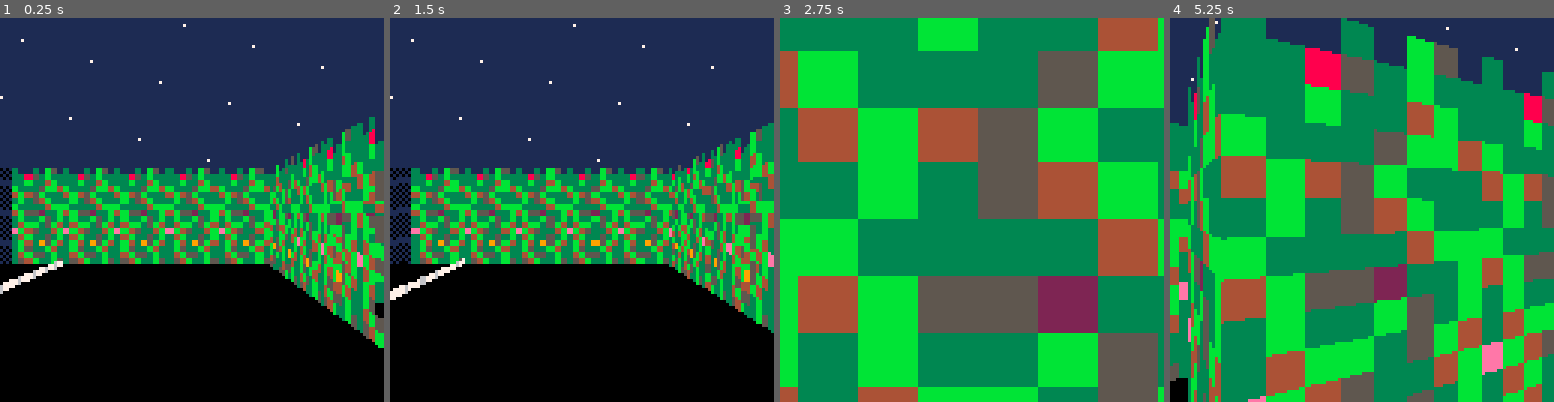
Above: before the commit, frames 1-4 (left to right).
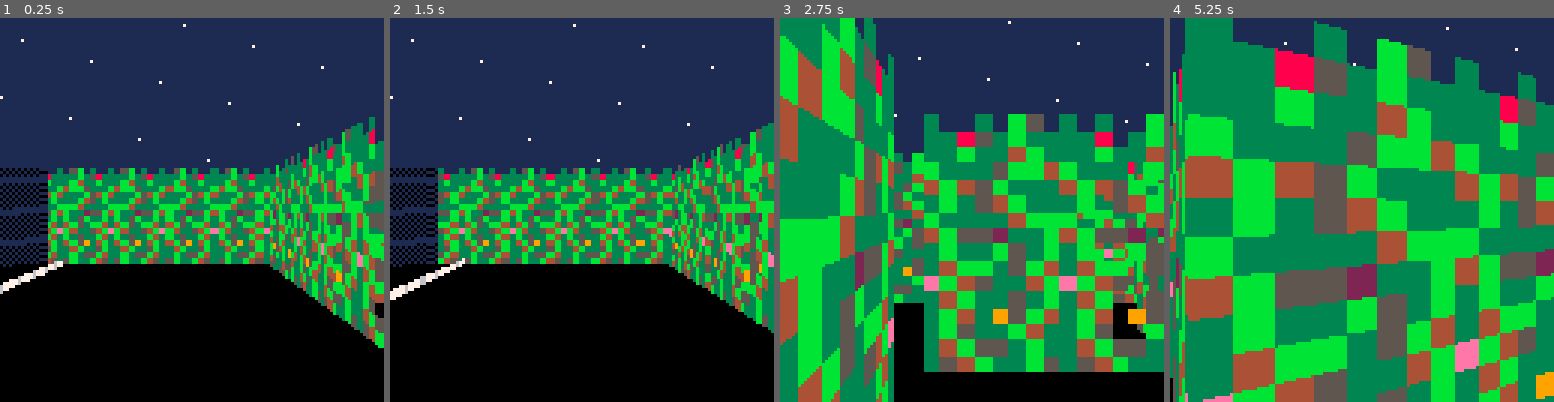
Above: after the commit, the same moments.

Repository: jcwilk/anx
Game: PICO-8 cartridge anx.p8
The game is run twice, just before and just after one commit, with the same random seed, the same clock (stepped at 60 frames per second) and the same inputs.
Inputs:
- Up to frame 1 (0.25 s): no input
- Up to frame 2 (1.5 s): tap X (X key) at 0.33, 1.07 s; tap O (Z key) at 0.7 s
- Up to frame 3 (2.75 s): hold Right 1.6-2.1 s; tap O (Z key) at 1.7, 2.1, 2.5 s; tap X (X key) at 1.85 s; hold Up 2.15-2.42 s; hold Right from 2.47 s (still down)
- Up to frame 4 (5.25 s): tap O (Z key) every 0.4 s from 2.9 to 4.9 s; tap X (X key) at 2.97, 4.08, 5.2 s; release Right at 3.03 s; hold Left 3.08-3.58 s; hold Down 3.63-3.97 s; hold Right 4.02-4.68 s; hold Up 4.73-5.03 s; hold Left from 5.08 s (still down)

The runs differ from the first frame. In frame 1, 15% of the frame differs, in the area x 0-100%, y 32-75%; in frame 2, 15%; in frame 3, 79%, in the area x 0-100%, y 0-100%; in frame 4, 63%.

Commit message:
Make fog circular

Diff:
--- a/anx.p8
+++ b/anx.p8
@@ -304,7 +304,7 @@
 fog_swirl_offset=0
 fog_swirl_limit=10
 fog_swirl_tilt=.5
-function deferred_fog_draw(intx,inty,pixel_col,draw_width)
+function deferred_fog_draw(intx,inty,draw_width)
  local sprites_tall= 2
 
  local distance=sqrt((intx-player.coords.x)^2+(inty-player.coords.y)^2)
@@ -691,7 +691,7 @@
 -- start ext ./main.lua
 orig_field_of_view=1/6
 field_of_view=orig_field_of_view -- 45*
-orig_draw_distance=12
+orig_draw_distance=8
 draw_distance=orig_draw_distance
 height_ratio=.6
 distance_from_player_cutoff=.4
@@ -713,7 +713,7 @@
  local pv
  local slope
  local seenwalls={}
- local currx,curry,nextx,found,xdiff,ydiff,sprite_id,testy,testx,intx,inty
+ local currx,curry,found,xdiff,ydiff,sprite_id,intx,inty,distance_per_x,distance_per_y,xstep,ystep,distance
  wall_pool=make_pool()
  screenx=0
  buffer_percent=.1
@@ -747,58 +747,50 @@
 
   pv=screenx_to_angle(screenx+(draw_width-1)/2):tovector()
 
-  xdiff=towinf(pv.x)
-  ydiff=towinf(pv.y)
-  if abs(pv.x) < .001 then
-   slope = false
-  else
-   slope=pv.y/pv.x
-   slope_y_correction=player.coords.y-slope*player.coords.x
-  end
+  deferred_draws=make_pool()
+  found_mobs={}
   currx=round(player.coords.x)
   curry=round(player.coords.y)
   found=false
-  count=1
-  deferred_draws=make_pool()
-  found_mobs={}
+  distance_per_x = 1/pv.x
+  distance_per_y = 1/pv.y
+  xstep = towinf(pv.x)
+  ystep = towinf(pv.y)
+
+  if abs(pv.x) > abs(pv.y) then
+   intx= currx + xstep/2
+   distance = (intx - player.coords.x) / pv.x
+   inty= player.coords.y + distance * pv.y
+   currx+= xstep
+  else
+   inty= curry - ystep/2
+   distance = (inty - player.coords.y) / pv.y
+   intx= player.coords.x + distance * pv.x
+   curry+= ystep
+  end
 
   while not found do
-   count+=1
-   reversed=false
-   if not slope then
-    curry+=ydiff
-    intx=player.coords.x
-    inty=curry-ydiff/2
-    if ydiff<0 then
-     reversed=true
-    end
+   if (currx + xstep/2 - intx) * distance_per_x < (curry + ystep/2 - inty) * distance_per_y then
+    intx= currx + xstep/2
+    distance = (intx - player.coords.x) / pv.x
+    inty= player.coords.y + distance * pv.y
+    currx+= xstep
+    reversed=xstep<0
    else
-    nextx=currx+xdiff
-    testy=slope*(nextx-xdiff/2)+slope_y_correction
-    if round(testy) == curry then
-     currx=nextx
-     intx=currx-xdiff/2
-     inty=testy
-     if xdiff>0 then
-      reversed=true
-     end
-    else
-     curry+=ydiff
-     intx=(curry-ydiff/2-slope_y_correction)/slope
-     inty=curry-ydiff/2
-     if ydiff<0 then
-      reversed=true
-     end
-    end
-   end
-
-   if (count > draw_distance) then
+    inty= curry + ystep/2
+    distance = (inty - player.coords.y) / pv.y
+    intx= player.coords.x + distance * pv.x
+    curry+= ystep
+    reversed=ystep<0
+   end
+
+   if (distance > draw_distance) then
     found=true
     pixel_col=flr(((intx+inty)%1)*8)
     if reversed then
      pixel_col=7-pixel_col
     end
-    new_draw=deferred_fog_draw(intx,inty,pixel_col,draw_width)
+    new_draw=deferred_fog_draw(player.coords.x+draw_distance*pv.x,player.coords.y+draw_distance*pv.y,draw_width)
     if new_draw then
      deferred_draws.make(new_draw)
     end
--- a/main.lua
+++ b/main.lua
@@ -1,7 +1,7 @@
 -- START LIB
 orig_field_of_view=1/6
 field_of_view=orig_field_of_view -- 45*
-orig_draw_distance=12
+orig_draw_distance=8
 draw_distance=orig_draw_distance
 height_ratio=.6
 distance_from_player_cutoff=.4
@@ -23,7 +23,7 @@
   local pv
   local slope
   local seenwalls={}
-  local currx,curry,nextx,found,xdiff,ydiff,sprite_id,testy,testx,intx,inty
+  local currx,curry,found,xdiff,ydiff,sprite_id,intx,inty,distance_per_x,distance_per_y,xstep,ystep,distance
   wall_pool=make_pool()
   screenx=0
   buffer_percent=.1
@@ -57,58 +57,50 @@
 
     pv=screenx_to_angle(screenx+(draw_width-1)/2):tovector()
 
-    xdiff=towinf(pv.x)
-    ydiff=towinf(pv.y)
-    if abs(pv.x) < .001 then
-      slope = false
-    else
-      slope=pv.y/pv.x
-      slope_y_correction=player.coords.y-slope*player.coords.x
-    end
+    deferred_draws=make_pool()
+    found_mobs={}
     currx=round(player.coords.x)
     curry=round(player.coords.y)
     found=false
-    count=1
-    deferred_draws=make_pool()
-    found_mobs={}
+    distance_per_x = 1/pv.x
+    distance_per_y = 1/pv.y
+    xstep = towinf(pv.x)
+    ystep = towinf(pv.y)
+
+    if abs(pv.x) > abs(pv.y) then
+      intx= currx + xstep/2
+      distance = (intx - player.coords.x) / pv.x
+      inty= player.coords.y + distance * pv.y
+      currx+= xstep
+    else
+      inty= curry - ystep/2
+      distance = (inty - player.coords.y) / pv.y
+      intx= player.coords.x + distance * pv.x
+      curry+= ystep
+    end
 
     while not found do
-      count+=1
-      reversed=false
-      if not slope then
-        curry+=ydiff
-        intx=player.coords.x
-        inty=curry-ydiff/2
-        if ydiff<0 then
-          reversed=true
-        end
+      if (currx + xstep/2 - intx) * distance_per_x < (curry + ystep/2 - inty) * distance_per_y then
+        intx= currx + xstep/2
+        distance = (intx - player.coords.x) / pv.x
+        inty= player.coords.y + distance * pv.y
+        currx+= xstep
+        reversed=xstep<0
       else
-        nextx=currx+xdiff
-        testy=slope*(nextx-xdiff/2)+slope_y_correction
-        if round(testy) == curry then
-          currx=nextx
-          intx=currx-xdiff/2
-          inty=testy
-          if xdiff>0 then
-            reversed=true
-          end
-        else
-          curry+=ydiff
-          intx=(curry-ydiff/2-slope_y_correction)/slope
-          inty=curry-ydiff/2
-          if ydiff<0 then
-            reversed=true
-          end
-        end
+        inty= curry + ystep/2
+        distance = (inty - player.coords.y) / pv.y
+        intx= player.coords.x + distance * pv.x
+        curry+= ystep
+        reversed=ystep<0
       end
 
-      if (count > draw_distance) then
+      if (distance > draw_distance) then
         found=true
         pixel_col=flr(((intx+inty)%1)*8)
         if reversed then
           pixel_col=7-pixel_col
         end
-        new_draw=deferred_fog_draw(intx,inty,pixel_col,draw_width)
+        new_draw=deferred_fog_draw(player.coords.x+draw_distance*pv.x,player.coords.y+draw_distance*pv.y,draw_width)
         if new_draw then
           deferred_draws.make(new_draw)
         end
--- a/sprites.p8
+++ b/sprites.p8
@@ -304,7 +304,7 @@
 fog_swirl_offset=0
 fog_swirl_limit=10
 fog_swirl_tilt=.5
-function deferred_fog_draw(intx,inty,pixel_col,draw_width)
+function deferred_fog_draw(intx,inty,draw_width)
   local sprites_tall= 2
 
   local distance=sqrt((intx-player.coords.x)^2+(inty-player.coords.y)^2)
